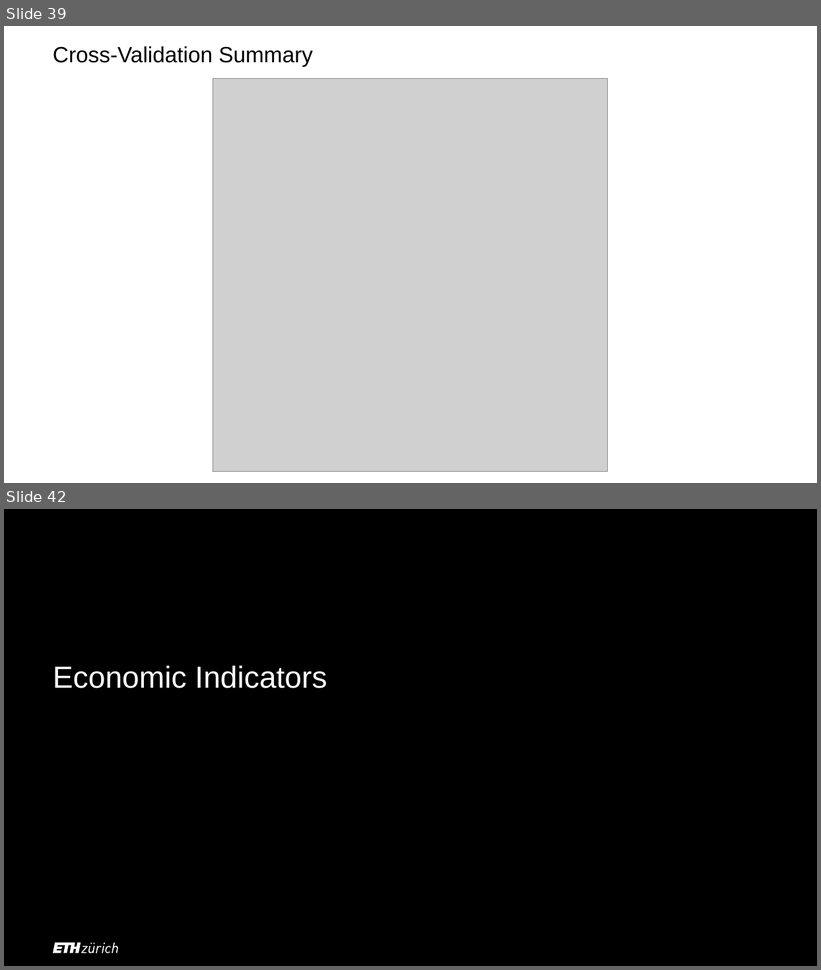
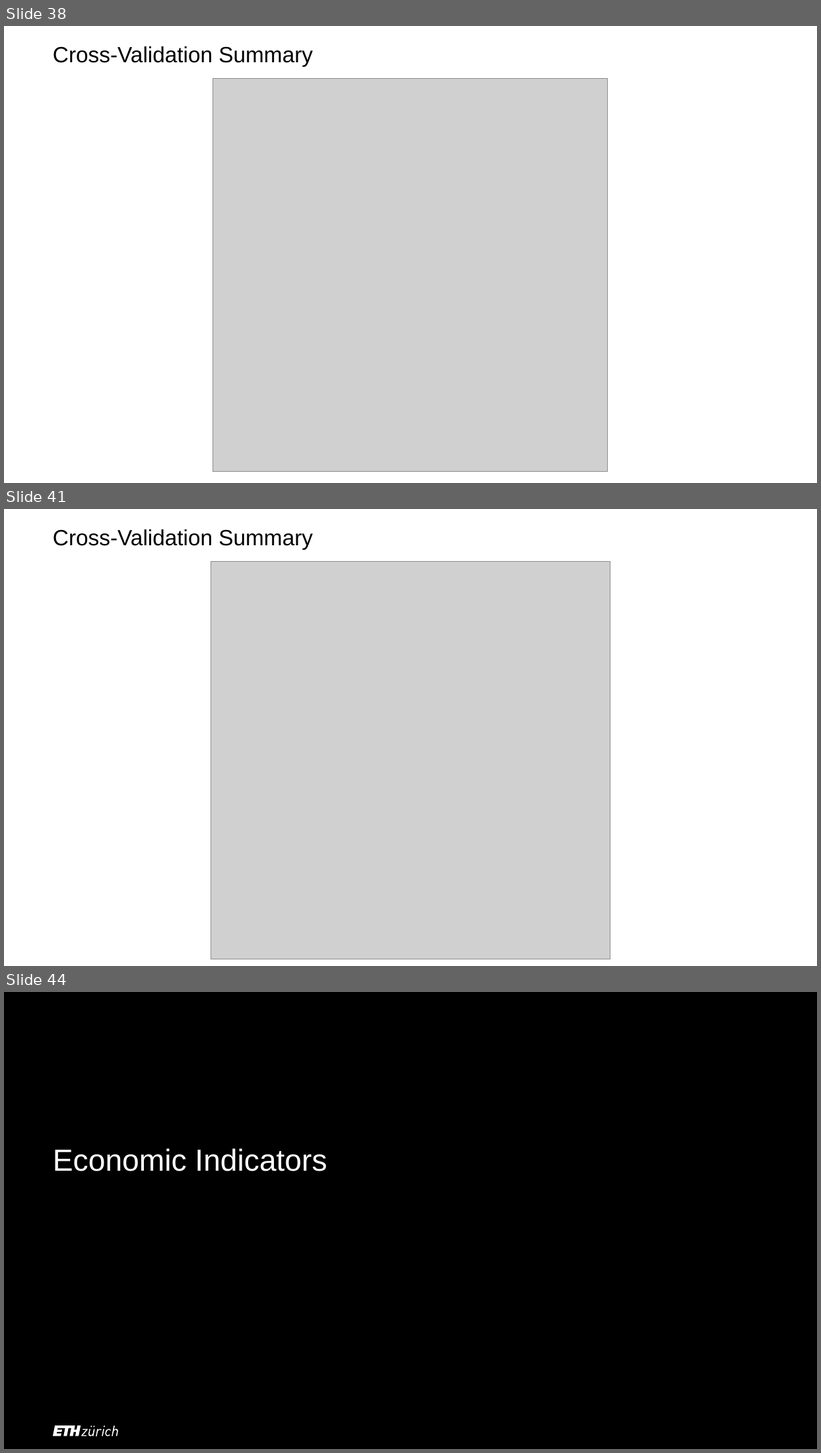
Before and after one commit to mddudko/methods-for-macro-forecasting-2025, a slide deck: submission/docs/Mixed-Frequency Models_Methods of Macroeconomic Forecasting.pptx. Shown one above the other, each under a label of ours: slides 39 and 42 before the commit, slides 38, 41 and 44 after it; the slides between them are not shown. The pictures are 821x970 and 821x1453 pixels, drawn with LibreOffice and Linux fonts; fonts in the diff are those of the drawing; grey boxes stand for pictures; background and template pictures are left out. Boxes give left, top, right and bottom in pixels: in the first picture for what was removed or moved away, otherwise in the second. Text is boxed around its words. In the diff, an @@ line names an element or a change of style, - is before the commit and + after.

```diff
--- a/submission/docs/Mixed-Frequency Models_Methods of Macroeconomic Forecasting.pptx
+++ b/submission/docs/Mixed-Frequency Models_Methods of Macroeconomic Forecasting.pptx
@@ slide 41 added at (4,509,817,966), background #FFFFFF @@
@@ title added at (53,529,313,549), 26 pt, text #000000 @@
+Cross-Validation Summary
@@ picture added at (211,562,611,960) @@
@@ what was slide 39 is now slide 38 @@
@@ what was slide 42 is now slide 44 @@
```
Also in this commit, not shown: 10 slides changed, 4 other slides added, 4 slides removed, 2 other files.
